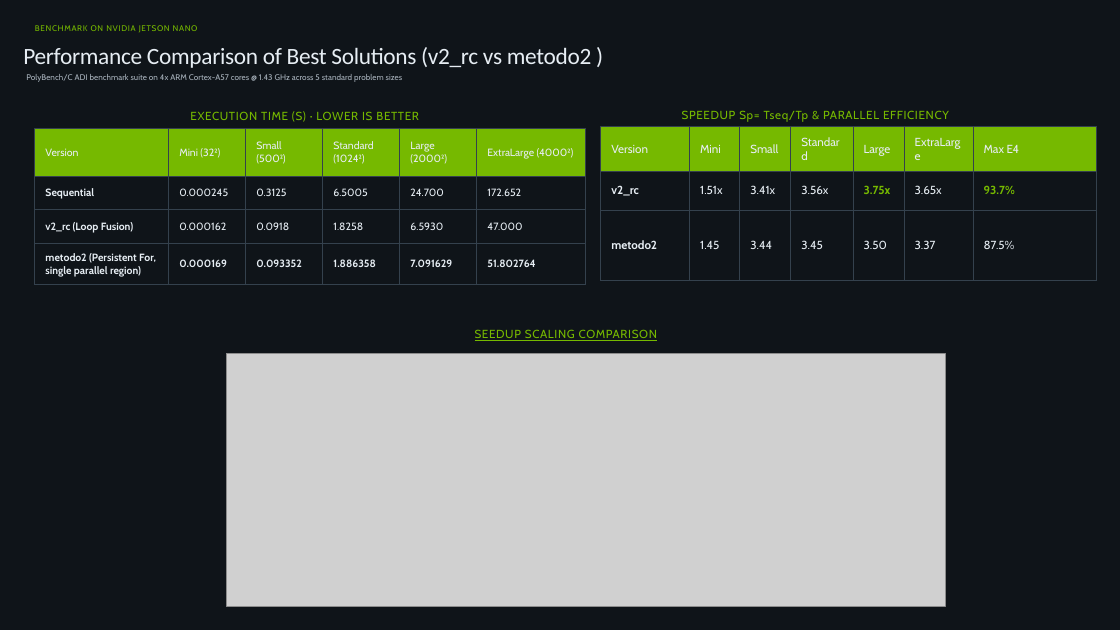
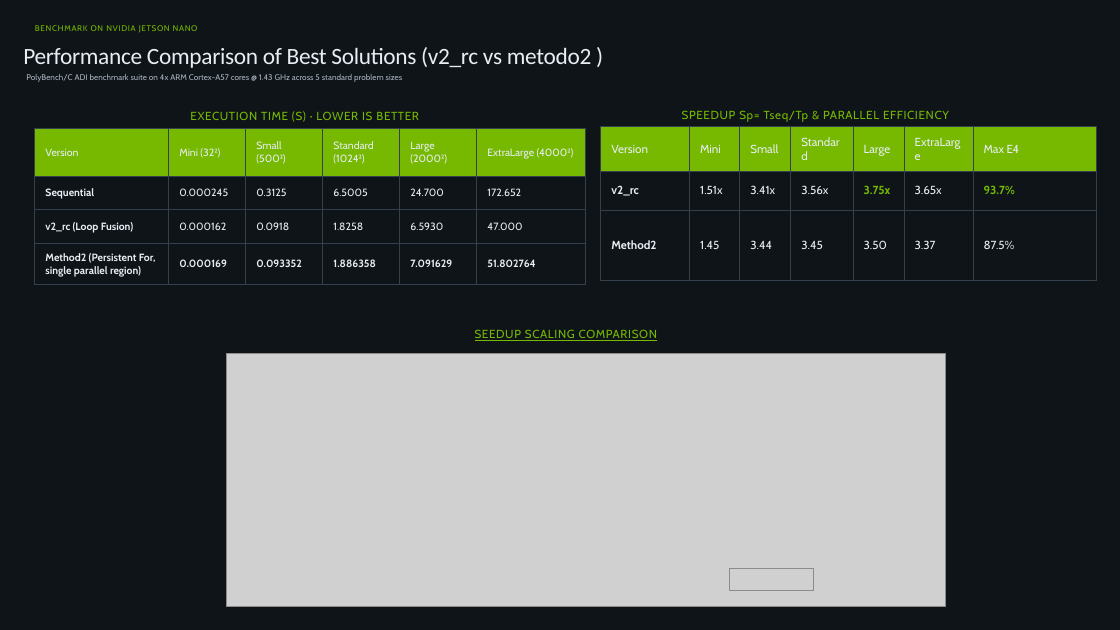
Before and after one commit to markx86/hpc-assignments, a slide deck: slide 8 of Problem_ADI-Alternating-Direction-Implicit-Stencil_Parallel-Solutions_Assignment-1_Team-8.pptx. Drawn at 1120x630 pixels with LibreOffice and Linux fonts; fonts in the diff are those of the drawing; grey boxes stand for pictures. Boxes give left, top, right and bottom in pixels: in the first picture for what was removed or moved away, otherwise in the second. Text is boxed around its words. In the diff, an @@ line names an element or a change of style, - is before the commit and + after.

```diff
--- a/Problem_ADI-Alternating-Direction-Implicit-Stencil_Parallel-Solutions_Assignment-1_Team-8.pptx
+++ b/Problem_ADI-Alternating-Direction-Implicit-Stencil_Parallel-Solutions_Assignment-1_Team-8.pptx
@@ table at [35, 129, 586, 297] @@
-row 4, column 1: metodo2 (Persistent For, single parallel region)
+row 4, column 1: Method2 (Persistent For, single parallel region)
@@ table at [601, 127, 1097, 286] @@
-row 3, column 1: metodo2
+row 3, column 1: Method2
@@ picture added at [730, 569, 814, 591] @@
```
Also in this commit, not shown: 3 other slides changed.
